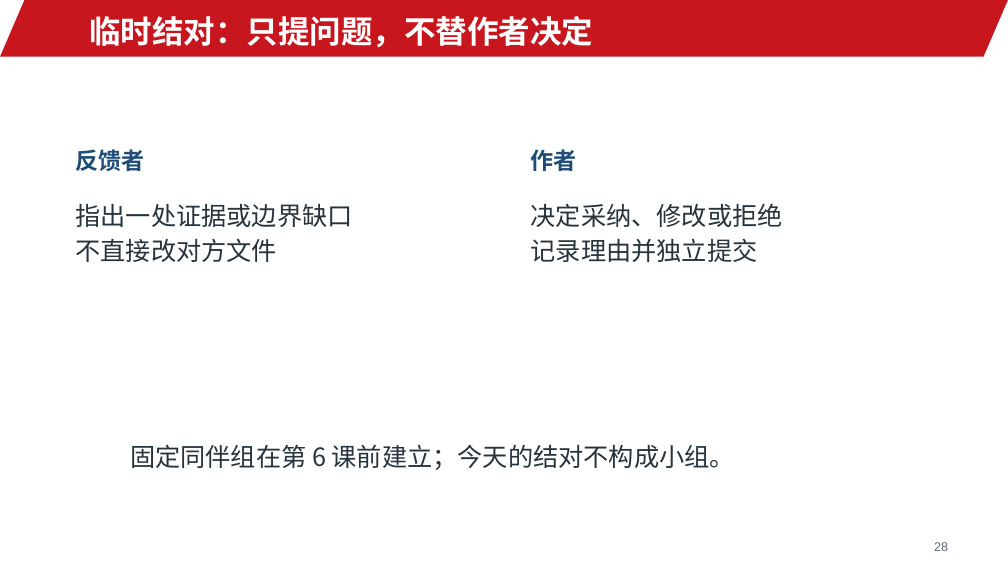
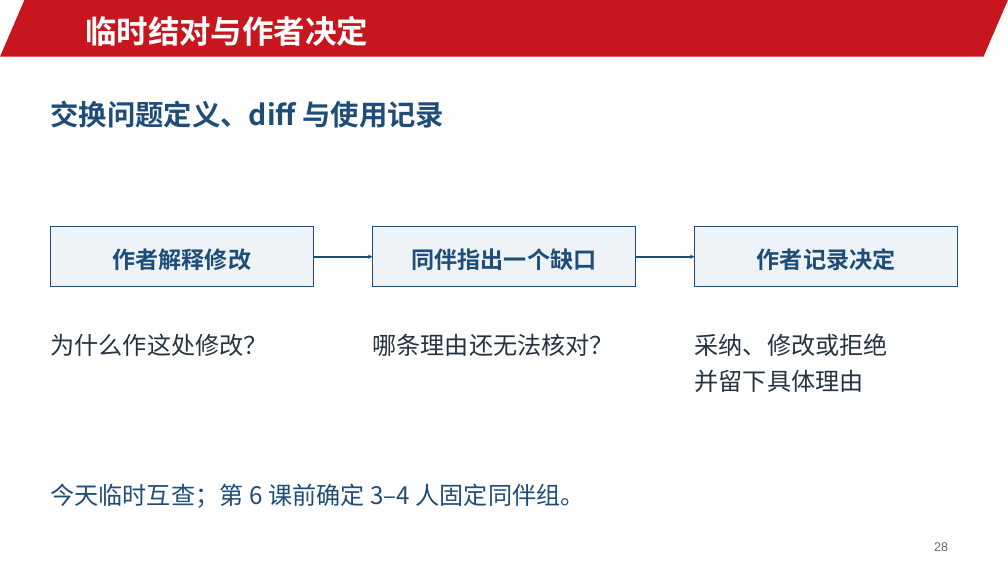
Before and after one commit to jinyh/ai4research, a slide deck: slide 28 of lessons/lesson-01/slides.pptx. Drawn at 1008x567 pixels with LibreOffice and Linux fonts; fonts in the diff are those of the drawing; background and template pictures are left out. Boxes give left, top, right and bottom in pixels: in the first picture for what was removed or moved away, otherwise in the second. Text is boxed around its words. In the diff, an @@ line names an element or a change of style, - is before the commit and + after.

```diff
--- a/lessons/lesson-01/slides.pptx
+++ b/lessons/lesson-01/slides.pptx
@@ text at (x1=85, y1=16, x2=368, y2=46): text changed @@
-临时结对：只提问题，不替作者决定
+临时结对与作者决定
@@ text added at (x1=50, y1=100, x2=445, y2=128), 27 pt, text #1F4D78, bold @@
+交换问题定义、diff 与使用记录
@@ text removed at (x1=76, y1=149, x2=145, y2=171) @@
-反馈者
@@ text removed at (x1=531, y1=149, x2=577, y2=171) @@
-作者
@@ text removed at (x1=76, y1=204, x2=353, y2=262) @@
-指出一处证据或边界缺口
-不直接改对方文件
@@ rectangle added at (x1=51, y1=227, x2=314, y2=287), fill #EEF3F7, outline #1F4D78 1.13 pt, 22 pt, text #1F4D78, bold @@
+作者解释修改
@@ rectangle added at (x1=373, y1=227, x2=636, y2=287), fill #EEF3F7, outline #1F4D78 1.13 pt, 22 pt, text #1F4D78, bold @@
+同伴指出一个缺口
@@ rectangle added at (x1=695, y1=227, x2=958, y2=287), fill #EEF3F7, outline #1F4D78 1.13 pt, 22 pt, text #1F4D78, bold @@
+作者记录决定
@@ arrow added from (314, 257) to (373, 257), #1F4D78 1.5 pt @@
@@ arrow added from (636, 257) to (695, 257), #1F4D78 1.5 pt @@
@@ text added at (x1=50, y1=333, x2=267, y2=356), 23 pt, text #263442 @@
+为什么作这处修改？
@@ text added at (x1=372, y1=333, x2=614, y2=356), 23 pt, text #263442 @@
+哪条理由还无法核对？
@@ text at (x1=695, y1=333, x2=888, y2=392): text changed; size 24 to 23 pt; text colour #27333D to #263442 @@
-决定采纳、修改或拒绝
-记录理由并独立提交
+采纳、修改或拒绝
+并留下具体理由
@@ text removed at (x1=130, y1=444, x2=735, y2=470) @@
-固定同伴组在第 6 课前建立；今天的结对不构成小组。
@@ text added at (x1=50, y1=483, x2=585, y2=508), 23 pt, text #1F4D78 @@
+今天临时互查；第 6 课前确定 3–4 人固定同伴组。
```
Also in this commit, not shown: 11 other slides changed, 18 slides added, 18 slides removed, 18 other files.
